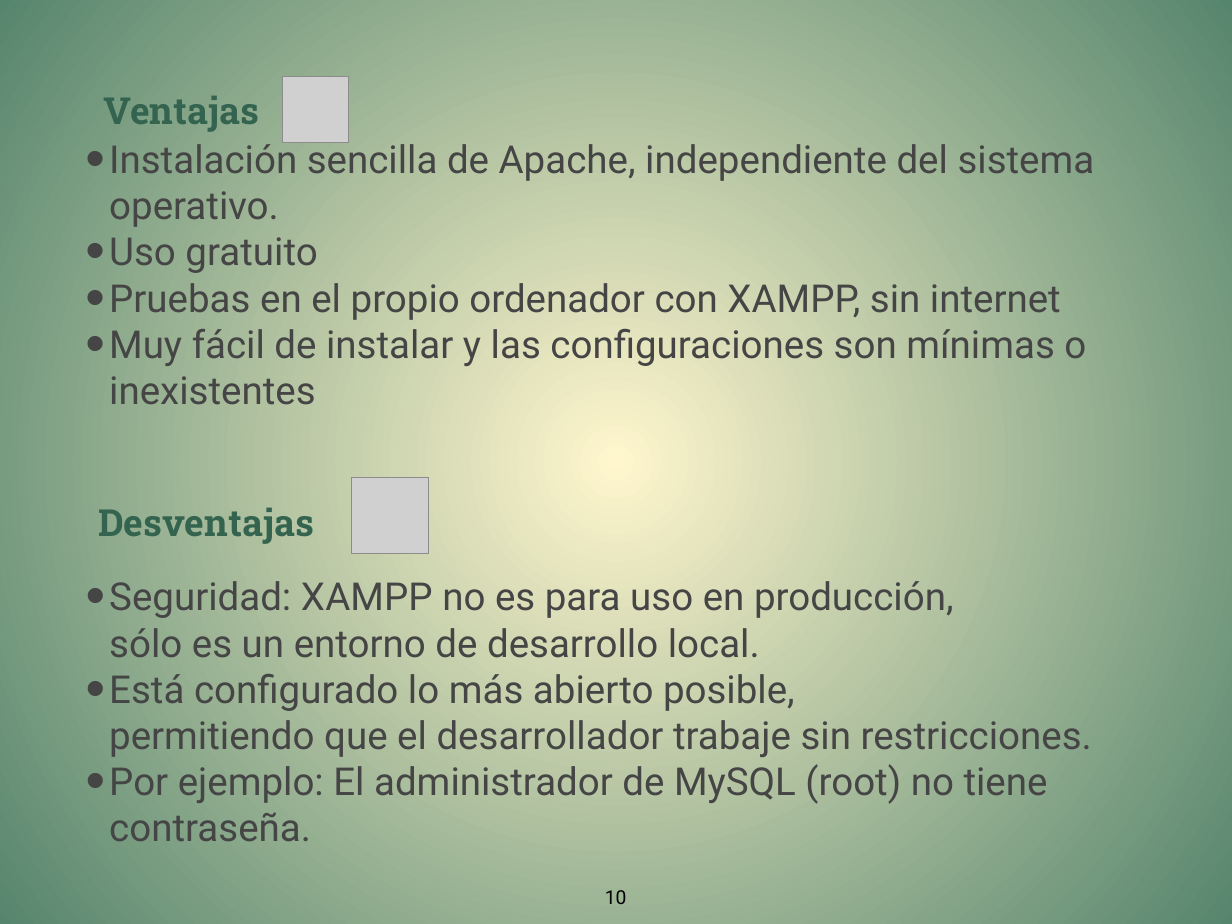
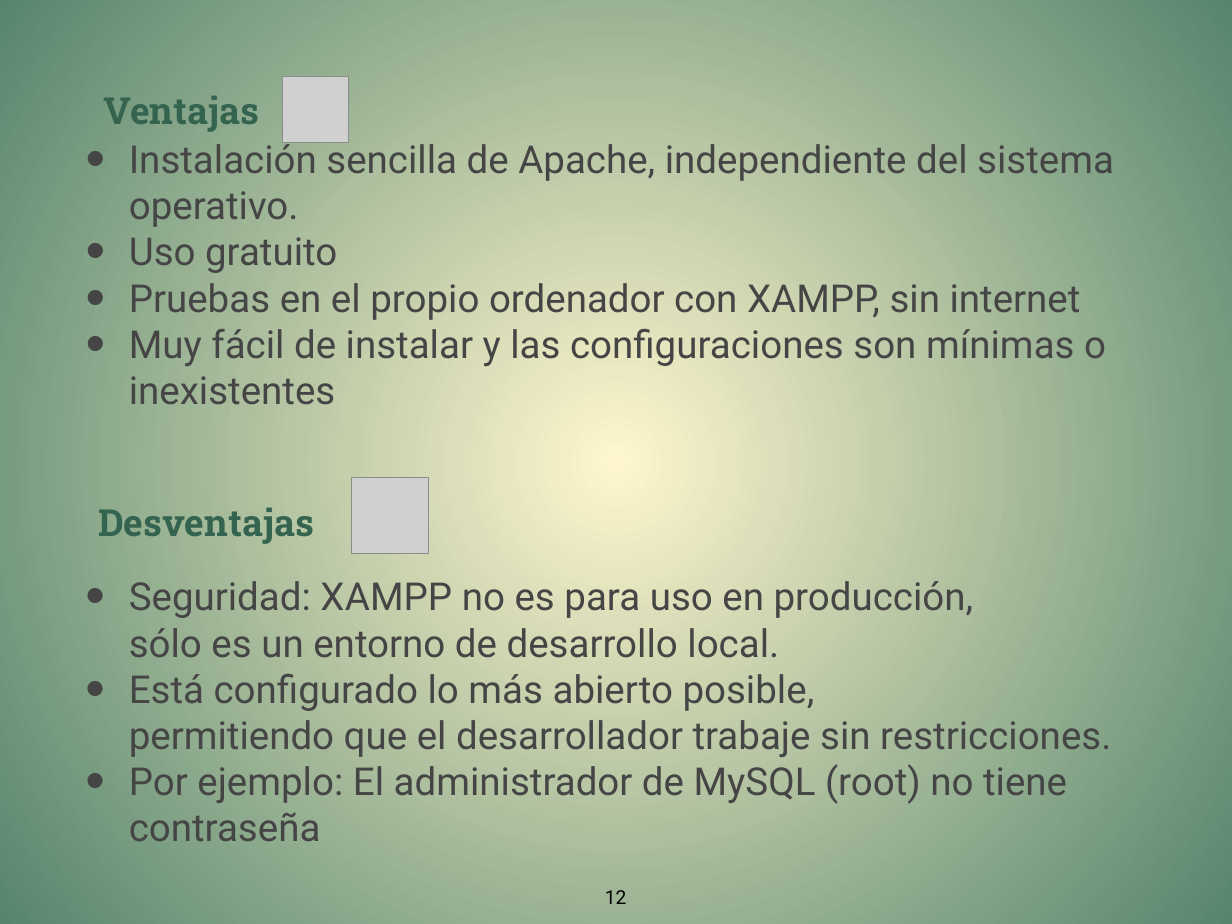
Before and after one commit to todeit02/GarageSale, a slide deck: slide 12 of Presentacion/PresentacionCMppt_2.pptx (slide 10 before the commit). Drawn at 1232x924 pixels with LibreOffice and Linux fonts; fonts in the diff are those of the drawing; grey boxes stand for pictures. Boxes give left, top, right and bottom in pixels: in the first picture for what was removed or moved away, otherwise in the second. Text is boxed around its words. In the diff, an @@ line names an element or a change of style, - is before the commit and + after.

```diff
--- a/Presentacion/PresentacionCMppt_2.pptx
+++ b/Presentacion/PresentacionCMppt_2.pptx
@@ text "Instalación sencilla de Apache, independiente ..." at bbox=[129, 138, 1114, 405]: indent changed @@
@@ text at bbox=[129, 581, 1111, 757]: indent changed @@
@@ text at bbox=[129, 764, 1067, 841]: text changed @@
-• Por ejemplo: El administrador de MySQL (root) no tiene contraseña.
+• Por ejemplo: El administrador de MySQL (root) no tiene contraseña
@@ page number at bbox=[605, 890, 627, 904]: text changed @@
-10
+12
```
Also in this commit, not shown: 9 other slides changed, 3 slides added.
